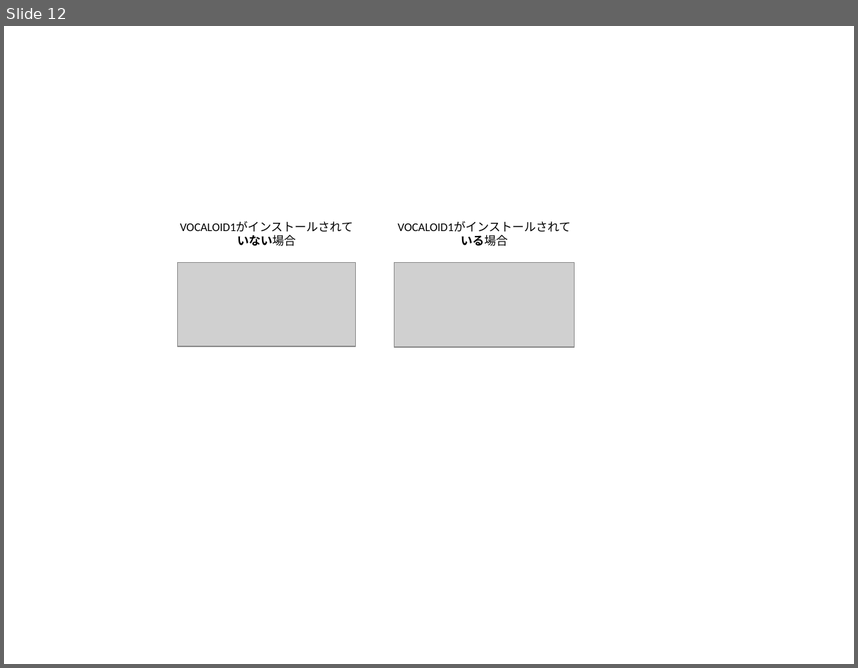
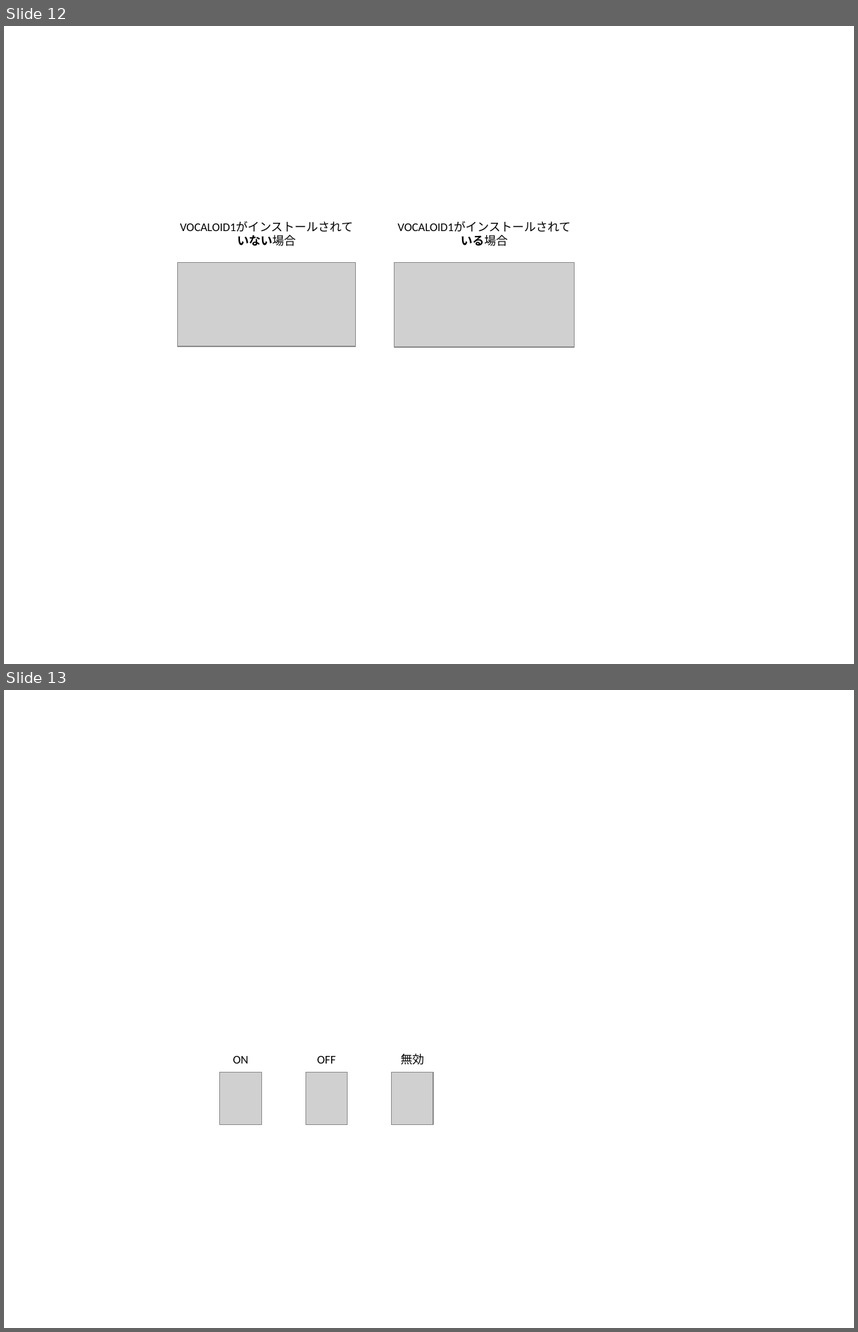
Before and after one commit to cadencii/cadencii, a slide deck: Cadencii/manual/manual.pptx. Shown one above the other, each under a label of ours: slide 12 before the commit, slides 12 and 13 after it. The pictures are 858x668 and 858x1332 pixels, drawn with LibreOffice and Linux fonts; fonts in the diff are those of the drawing; grey boxes stand for pictures. Boxes give left, top, right and bottom in pixels: in the first picture for what was removed or moved away, otherwise in the second. Text is boxed around its words. In the diff, an @@ line names an element or a change of style, - is before the commit and + after.

```diff
--- a/Cadencii/manual/manual.pptx
+++ b/Cadencii/manual/manual.pptx
@@ slide 13 added at [4, 690, 854, 1328], background #FFFFFF @@
@@ text added at [233, 1056, 248, 1063], 10 pt, text #000000 @@
+ON
@@ text added at [317, 1056, 336, 1063], 10 pt, text #000000 @@
+OFF
@@ text added at [401, 1053, 424, 1065], 10 pt, text #000000 @@
+無効
@@ picture added at [220, 1072, 261, 1125] @@
@@ picture added at [306, 1072, 348, 1125] @@
@@ picture added at [392, 1072, 433, 1125] @@
```
Also in this commit, not shown: 28 other files.
